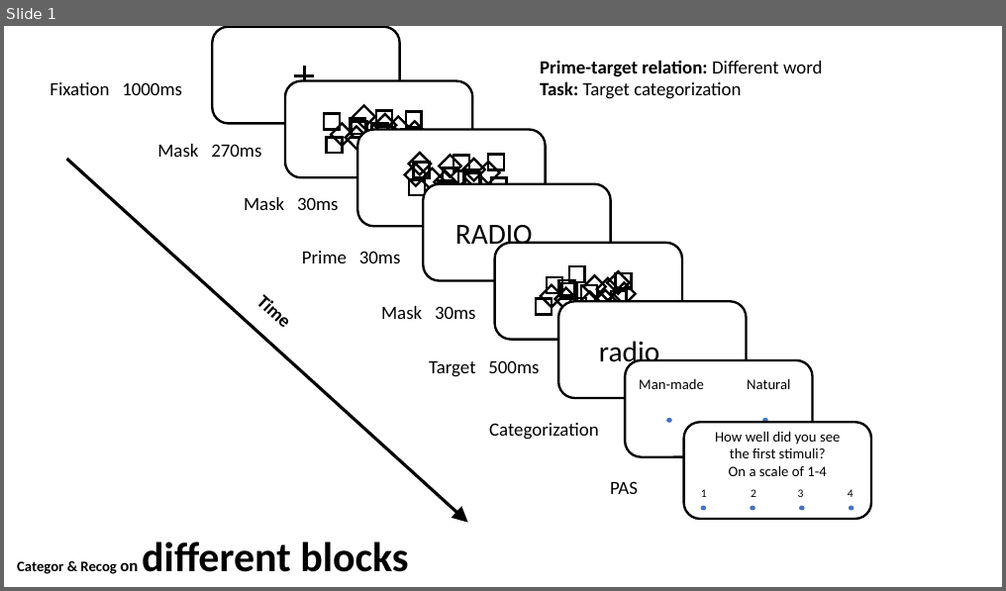
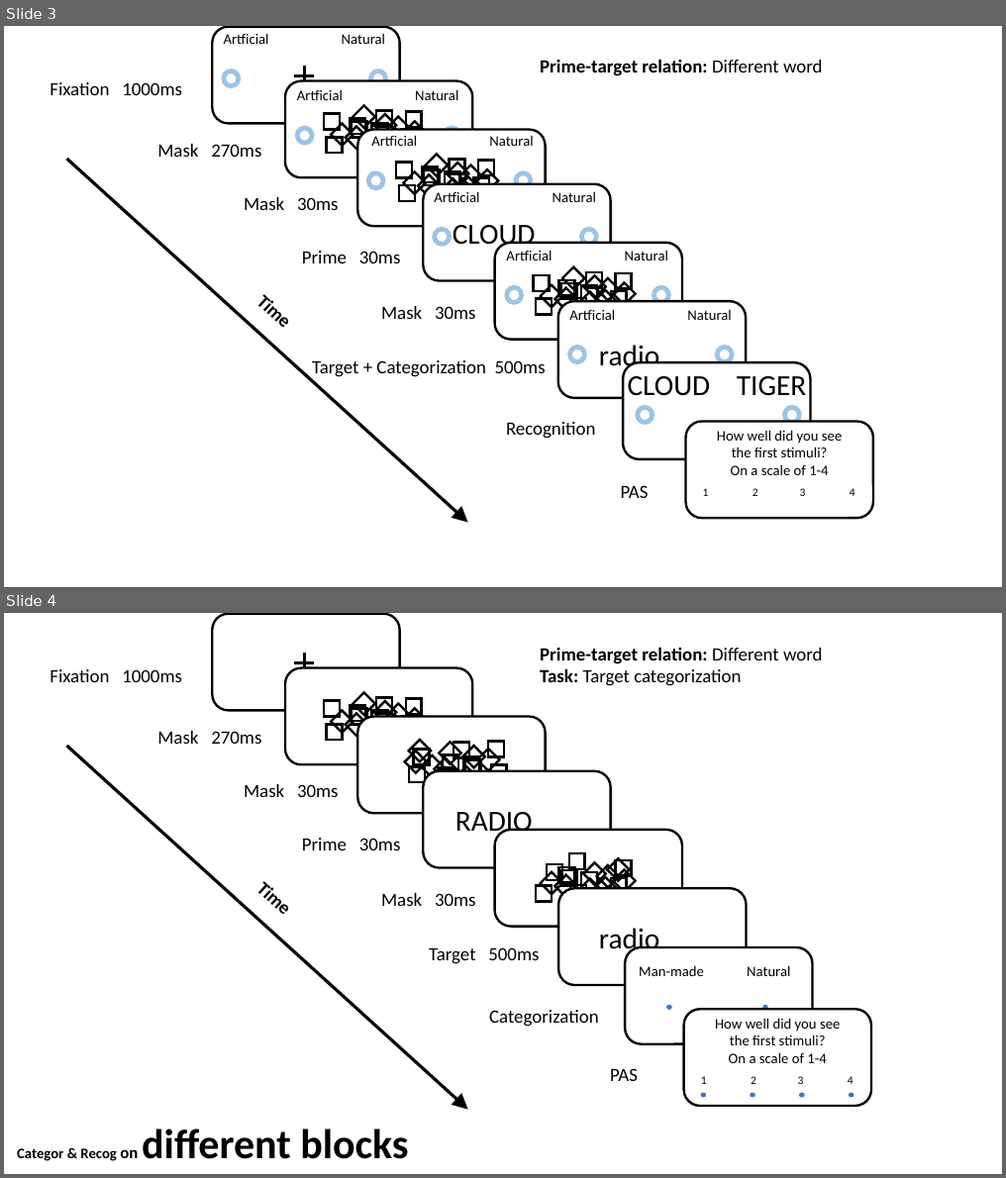
Before and after one commit to khenheller/subliminal_priming_w_motion_capture, a slide deck: paper/design figure.pptx. Shown one above the other, each under a label of ours: slide 1 before the commit, slides 3 and 4 after it. The pictures are 1006x591 and 1006x1178 pixels, drawn with LibreOffice and Linux fonts; fonts in the diff are those of the drawing. Boxes give left, top, right and bottom in pixels: in the first picture for what was removed or moved away, otherwise in the second. Text is boxed around its words. In the diff, an @@ line names an element or a change of style, - is before the commit and + after.

```diff
--- a/paper/design figure.pptx
+++ b/paper/design figure.pptx
@@ slide 3 added at [4, 26, 1002, 587], background #FFFFFF @@
@@ text added at [50, 82, 182, 95], 18 pt, text #000000 @@
+Fixation 1000ms
@@ group added at [212, 27, 400, 123]: 2 lines, 2 ellipses, 1 rounded rectangle, 1 text @@
+Artficial Natural
@@ text added at [540, 59, 823, 76], 18 pt, text #000000, bold @@
+Prime-target relation: Different word
@@ text added at [157, 144, 261, 157], 18 pt, text #000000 @@
+Mask 270ms
@@ group added at [285, 81, 473, 178]: 16 rectangles, 2 ellipses, 1 rounded rectangle, 1 text @@
+Artficial Natural
@@ arrow added from (67, 159) to (468, 523), #000000 3 pt @@
@@ group added at [358, 129, 546, 226]: 17 rectangles, 2 ellipses, 1 rounded rectangle, 1 text @@
+Artficial Natural
@@ text added at [244, 197, 339, 210], 18 pt, text #000000 @@
+Mask 30ms
@@ group added at [423, 184, 611, 280]: 2 texts, 2 ellipses, 1 rounded rectangle @@
+CLOUD
+Artficial Natural
@@ text added at [302, 251, 401, 264], 18 pt, text #000000 @@
+Prime 30ms
@@ text added at [239, 281, 359, 398], 18 pt, text #000000, bold @@
+Time
@@ group added at [495, 243, 683, 340]: 17 rectangles, 2 ellipses, 1 rounded rectangle, 1 text @@
+Artficial Natural
@@ text added at [381, 306, 476, 319], 18 pt, text #000000 @@
+Mask 30ms
@@ group added at [558, 301, 746, 398]: 2 texts, 2 ellipses, 1 rounded rectangle @@
+Artficial Natural
+radio
@@ text added at [312, 361, 546, 379], 18 pt, text #000000 @@
+Target + Categorization 500ms
@@ group added at [623, 363, 811, 460]: 2 ellipses, 1 rounded rectangle, 1 text @@
+CLOUD TIGER
@@ text added at [506, 422, 596, 439], 18 pt, text #000000 @@
+Recognition
@@ rounded rectangle added at [686, 421, 874, 518], fill #FFFFFF, outline #000000 2.25 pt @@
@@ text added at [717, 430, 842, 475], 14 pt, text #000000 @@
+How well did you see the first stimuli?
+On a scale of 1-4
@@ text added at [621, 485, 648, 498], 18 pt, text #000000 @@
+PAS
@@ text added at [703, 488, 855, 496], 11 pt, text #000000 @@
+1 2 3 4
@@ what was slide 1 is now slide 4 @@
```
Also in this commit, not shown: 2 other slides added, 22 other files.
